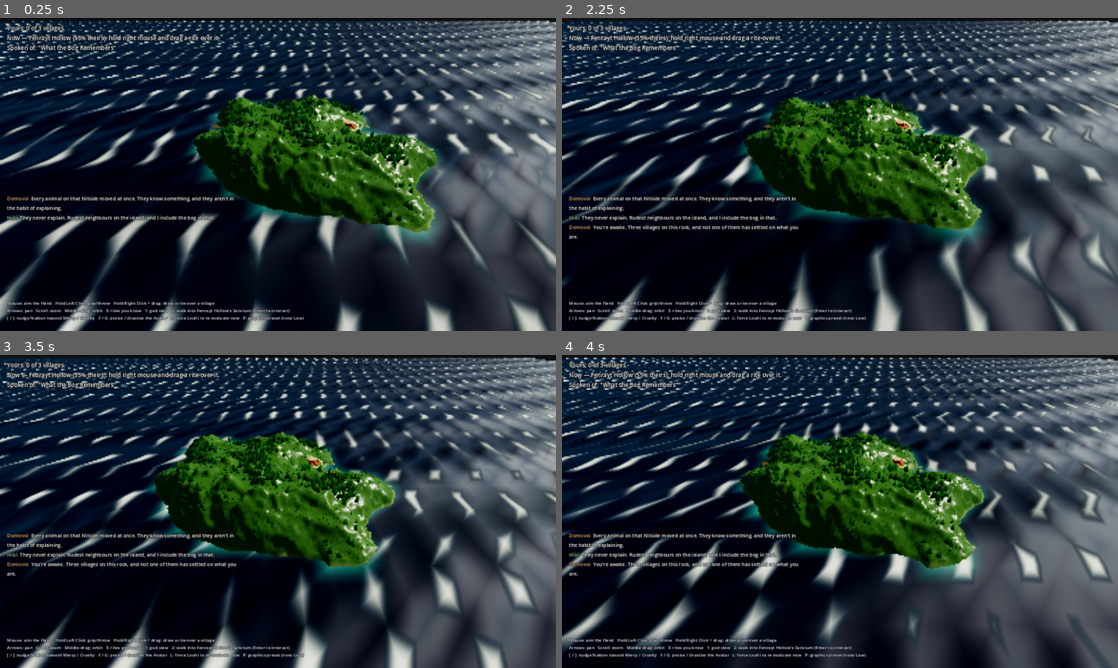
Above: before the commit, frames 1-4 (two rows, left to right).
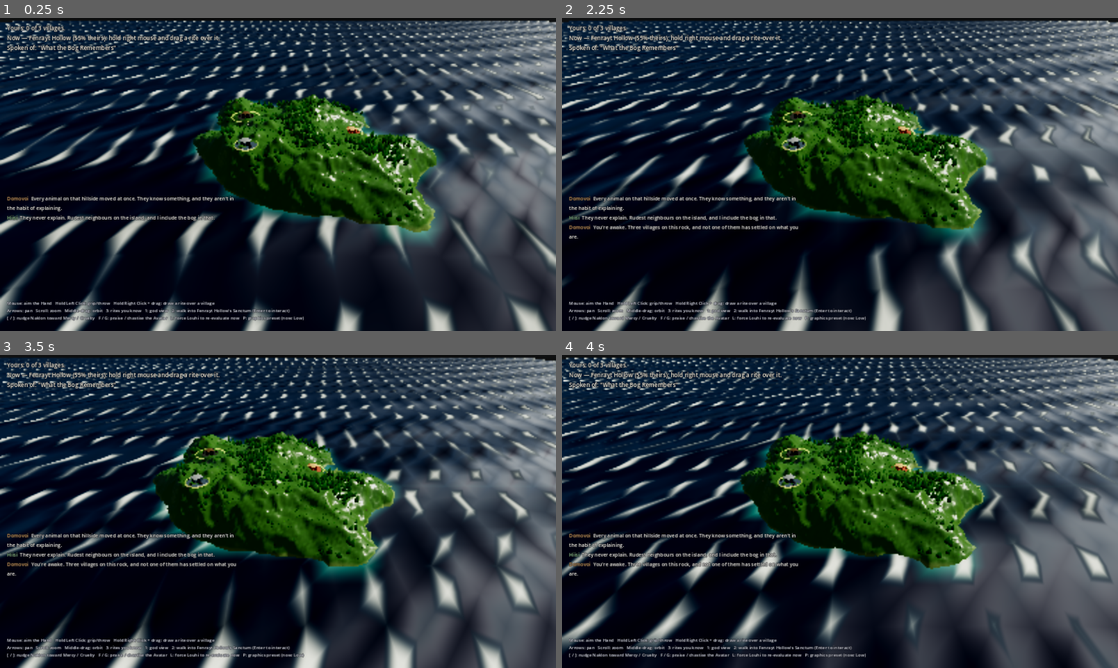
Above: after the commit, the same moments.

Repository: VolkMicro/BW
Game: Godot game, scene res://world/god_view.tscn
The game is run twice, just before and just after one commit, with the same random seed, the same clock (stepped at 60 frames per second) and the same inputs.
Inputs (mouse positions are in pixels of both pictures, inside the frame that each line leads up to):
- Up to frame 1 (0.25 s): no input
- Up to frame 2 (2.25 s): tap Enter (ui_accept) at 0.5 s; drag from (684, 246) to (895, 105) at 0.52 s; drag from (728, 190) to (812, 237) at 1.27 s; move the mouse to (895, 105) at 2.02 s; hold Right (ui_right) from 2.03 s (still down); right-click (895, 105) at 2.1 s
- Up to frame 3 (3.5 s): release Right (ui_right) at 2.75 s; drag from (250, 574) to (111, 464) at 2.77 s
- Up to frame 4 (4 s): move the mouse to (1006, 558) at 3.52 s; hold Left (ui_left) from 3.53 s (still down); tap K at 3.6 s; tap Enter (ui_accept) at 3.77 s

The runs differ from the first frame. In frame 1, 0.7% of the frame differs, in the area x 38-74%, y 25-64%; in frame 2, 0.7%; in frame 3, 0.8%, in the area x 32-66%, y 25-64%; in frame 4, 0.8%.

Commit message:
Villages find their own ground instead of trusting hard-coded coordinates
Now that the island is a lobed, domain-warped landmass with a different
coastline per seed, an authored X/Z anchor can land in the sea or on a cliff.
The authored position is now treated as a WISH: kept when the terrain allows,
otherwise the nearest spot that a village could actually stand on, found by
spiralling outward.

A site qualifies when it is above the surf (3 m), level enough across the
Sanctum's own worship-yard footprint rather than at a single point (no more
than 5 m of relief across 11 m), and not on top of an already-placed village.

Fails loudly rather than quietly: if nothing suitable exists it warns and
leaves the village where it was asked for. A village visibly standing in the
surf is a bug somebody notices and fixes; a village silently teleported to
the middle of the map is not.

Verified: all three settle on level ground with no warnings on the current
seed.

Co-Authored-By: Claude Opus 5 <noreply@anthropic.com>

Diff:
--- a/world/god_view.gd
+++ b/world/god_view.gd
@@ -297,9 +297,19 @@
 # this registration), real spawned Villagers, one Calling Stone each.
 # ---------------------------------------------------------------------------
 func _place_villages_and_villagers() -> void:
+	var taken: Array[Vector2] = []
 	for entry in VILLAGE_DEFS:
 		var anchor: Node3D = get_node(entry.anchor)
-		var xz := Vector2(anchor.position.x, anchor.position.z)
+		# The authored X/Z is a WISH, not a position. Since the island became a
+		# lobed, domain-warped landmass (island_generator.gd's _land_mask) its
+		# coastline is different for every seed, so a hard-coded anchor can
+		# easily land in the sea or on a cliff. _find_village_site() keeps the
+		# authored spot when it is good and otherwise spirals outward for the
+		# nearest place a village could actually stand.
+		var xz := _find_village_site(Vector2(anchor.position.x, anchor.position.z), taken)
+		taken.append(xz)
+		anchor.position.x = xz.x
+		anchor.position.z = xz.y
 
 		var v := Village.new()
 		v.id = entry.id
@@ -331,6 +341,60 @@
 		_spawn_villagers(entry.id, anchor)
 		_spawn_calling_stone(entry.id, anchor)
 
+
+## Minimum height a village will settle at — above the surf, not on a beach
+## that the shoreline foam is already washing over.
+const VILLAGE_MIN_HEIGHT := 3.0
+## Villages need reasonably level ground; this is the largest height spread
+## tolerated across a site's footprint.
+const VILLAGE_MAX_RELIEF := 5.0
+## Roughly the Sanctum's worship-yard radius, so "level" is measured over the
+## area a village actually occupies rather than at a single point.
+const VILLAGE_FOOTPRINT := 11.0
+const VILLAGE_MIN_SEPARATION := 55.0
+
+## Returns a spot near `wish` where a village can actually stand: above the
+## waterline, level enough, and clear of the villages already placed. Spirals
+## outward from the wish, so an authored layout is preserved when the terrain
+## allows it and only nudged when it does not.
+func _find_village_site(wish: Vector2, taken: Array[Vector2]) -> Vector2:
+	if _site_ok(wish, taken):
+		return wish
+	var half: float = float(_island.size_meters) * 0.5
+	# Spiral out in rings. 24 samples per ring is enough to not miss a valley
+	# mouth, and the ring step is a little under the footprint so nothing is
+	# skipped between rings.
+	var radius := 8.0
+	while radius < half:
+		for i in 24:
+			var a := TAU * float(i) / 24.0
+			var candidate := wish + Vector2(cos(a), sin(a)) * radius
+			if absf(candidate.x) > half or absf(candidate.y) > half:
+				continue
+			if _site_ok(candidate, taken):
+				return candidate
+		radius += 9.0
+	# Nowhere suitable at all. Return the wish rather than silently teleporting
+	# the village to the middle of the map — a village visibly in the surf is a
+	# bug someone will notice and fix, a village mysteriously relocated is not.
+	push_warning("god_view: no valid village site near %s; leaving it where it was asked for." % wish)
+	return wish
+
+func _site_ok(xz: Vector2, taken: Array[Vector2]) -> bool:
+	for t in taken:
+		if t.distance_to(xz) < VILLAGE_MIN_SEPARATION:
+			return false
+	var centre: float = _island.sample_height(xz)
+	if centre < VILLAGE_MIN_HEIGHT:
+		return false
+	var lo := centre
+	var hi := centre
+	for i in 8:
+		var a := TAU * float(i) / 8.0
+		var h: float = _island.sample_height(xz + Vector2(cos(a), sin(a)) * VILLAGE_FOOTPRINT)
+		lo = minf(lo, h)
+		hi = maxf(hi, h)
+	return (hi - lo) <= VILLAGE_MAX_RELIEF
 
 func _spawn_villagers(village_id: StringName, anchor: Node3D) -> void:
 	var root: Node3D = anchor.get_node("Villagers")
